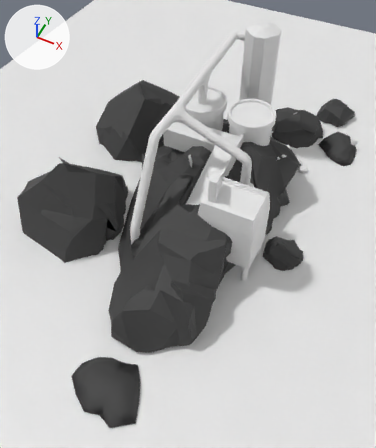
An edit to the FBX model Assets/3D Models/hausWideBase.fbx, drawn before and after from the same camera.
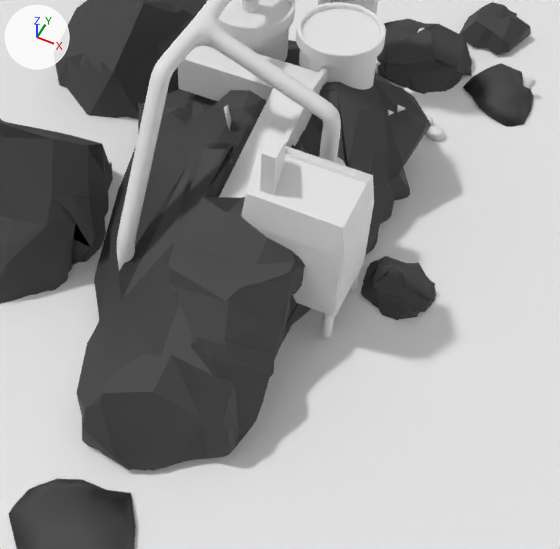
Each version appears first whole from a 50 mm camera at (7.1, -30.8, 28.9) aimed at (-4.3, -8.0, 0.5), and next in a close-up on the part from 18% to 99% of the width and 22% to 88% of the height. The axes (+X, +Y, +Z) are drawn at upper left. The lights are the same throughout. Where no turn or scale is listed for an object, it has been applied to the vertices.

Script lines for the objects in view, before the commit:
```python
me_cube_015 = bpy.data.meshes.new('Cube.015')
me_cube_015.from_pydata(...)  # 28 vertices, 26 faces; spans x -5.23..0.43, y -3.97..2.6, z -3.29..0.57
me_cube_015.materials.append(mat_bridge)  # white #e7e7e7
me_cube_016 = bpy.data.meshes.new('Cube.016')
me_cube_016.from_pydata(...)  # 29 vertices, 20 faces; spans x -0.82..2.34, y -2.2..1.12, z -0.44..0.81
me_cube_016.materials.append(mat_rock)  # black #3b3b3b
me_cube_019 = bpy.data.meshes.new('Cube.019')
me_cube_019.from_pydata(...)  # 56 vertices, 58 faces; spans x -1.86..1.94, y -1.81..1.1, z -1.1..5.29
me_cube_019.materials.append(mat_building)  # white #e7e7e7
me_sphere = bpy.data.meshes.new('Sphere')
me_sphere.from_pydata(...)  # 848 vertices, 601 faces; spans x -10.5..1.6, y -18.0..2.8, z -0.4..5.5
# faces by material slot: [572, 29]
me_sphere.materials.append(mat_rock)  # black #3b3b3b
me_sphere.materials.append(mat_quartz)  # white #e7e7e7
ob_bridge = bpy.data.objects.new('Bridge', me_cube_015)
ob_bridge.location = (-2.8, -5.57, 5.31)
ob_cube = bpy.data.objects.new('Cube', me_cube_019)
ob_cube.location = (-0.5, -8.83, 2.57)
ob_main_rock = bpy.data.objects.new('Main Rock', me_sphere)
ob_main_rock.location = (0.0, -0.5, 0.0)
ob_stone_2_original = bpy.data.objects.new('Stone 2 original', me_cube_016)
ob_stone_2_original.location = (0.88, 10.69, 0.58)
# also in view: 'Silo2' at (-6.3, -1.5, 5.0); 'Stone 2' at (-0.9, 6.4, 0.9); 'Stone 2.005' at (-12.9, -0.2, 0.8); 'Stone 2.003' at (-12.6, -10.8, 0.8); 'Pipes' at (-3.7, -3.8, 4.4)
```
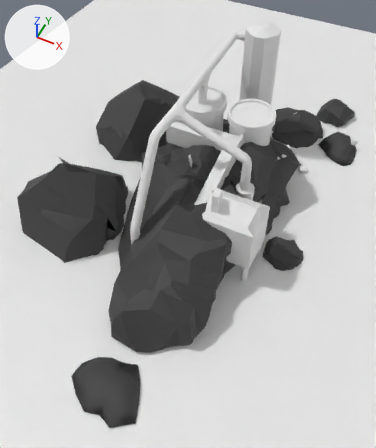
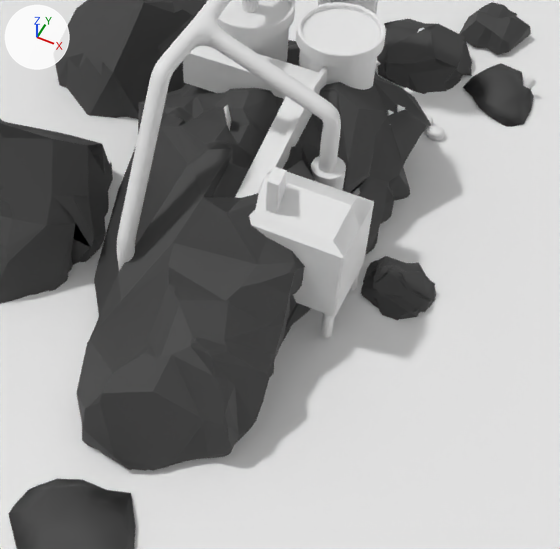
Location of each change, (x1, y1, x2, y2) in pixels of the close-ups (560 x 549 px; the box of a moved part takes in the faces that stretch with it):
'Cube', reshaped (17% shorter)
    before: (241, 135, 374, 317)
    after: (249, 166, 374, 317)
'Bridge', reshaped
    before: (178, 46, 328, 198)
    after: (183, 46, 328, 198)
part 1 of me_sphere, moved or reshaped
    before: (336, 92, 431, 168)
    after: (310, 79, 431, 194)
part 2 of me_sphere, moved or reshaped
    before: (77, 64, 339, 408)
    after: (94, 107, 227, 316)
part 3 of me_cube_015, moved or reshaped
    before: (283, 67, 328, 146)
    after: (257, 67, 328, 193)
part 4 of me_cube_015, moved or reshaped
    before: (287, 74, 327, 148)
    after: (278, 74, 327, 169)
part 5 of me_cube_015, moved or reshaped
    before: (178, 46, 290, 101)
    after: (183, 46, 291, 99)
part 6 of me_cube_015, moved or reshaped
    before: (219, 64, 319, 198)
    after: (235, 64, 319, 198)
part 7 of me_cube_019, cut back
    before: (241, 135, 374, 261)
    after: (249, 166, 374, 261)

What changed in the scene script:
```text
Change me_sphere:
    used by ob_main_rock; location = (0.0, -0.5, 0.0)
    remove me_sphere.from_pydata(...)  # 848 vertices, 601 faces; spans x -10.5..1.6, y -18.0..2.8, z -0.4..5.5
    add me_sphere.from_pydata(...)  # 857 vertices, 941 faces; spans x -10.5..1.6, y -18.0..2.8, z -0.4..5.5
    me_sphere part 1: 9 vertices moved within x -0.2..1.0, y -6.4..0.8, z 0.2..2.3; 1 vertex removed from x -0.2, y -4.9, z 3.7; 10 vertices added at x -3.9..1.5, y -4.9..-1.1, z 1.2..3.9
    me_sphere part 2: 1 vertex moved from x -7.0, y -5.3, z 3.4 to x -7.2, y -5.3, z 3.5; 2 vertices removed from x -7.5..-6.8, y -6.1..-5.9, z 3.4..3.6; 2 vertices added at x -7.8..-7.0, y -6.1..-5.9, z 3.6..3.8
Change me_cube_019:
    used by ob_cube; location = (-0.5, -8.83, 2.57)
    remove me_cube_019.from_pydata(...)  # 56 vertices, 58 faces; spans x -1.86..1.94, y -1.81..1.1, z -1.1..5.29
    add me_cube_019.from_pydata(...)  # 52 vertices, 54 faces; spans x -1.86..1.94, y -1.81..1.1, z -1.1..3.94
    me_cube_019 part 7
    4 vertices are removed from x -1.4..1.47, y -0.13..0.61, z 3.53..4.03
    5 faces are deleted
    4 vertices in x -1.86..1.94, y -0.4..-0.31, z 3.11 move by (0.0, 0.0, -0.92)
    20 vertices move from x -1.86..1.94, y -1.7..0.99, z 3.47..5.29 to x -1.61..1.55, y -1.47..0.76, z 2.43..3.94
    1 new face joins them
Change me_cube_015:
    where me_cube_015.from_pydata(...)  # 28 vertices, 26 faces; spans x -5.23..0.43, y -3.97..2.6, z -3.29..0.57
    used by ob_bridge; location = (-2.8, -5.57, 5.31)
    me_cube_015 part 3: all 4 vertices in x 0.24..0.43, y 0.99, z 0.2..0.57 are moved by (0.0, 0.43, 0.0)
    me_cube_015 part 4: all 2 vertices in x 0.24..0.43, y 0.99, z -1.38 are moved by (0.0, 0.43, 0.0)
    me_cube_015 part 5: the 1 vertex in x -5.23, y 0.99, z 0.2 is moved by (0.0, 0.43, 0.0)
    me_cube_015 part 6: all 2 vertices in x -1.09, y 0.99, z -1.38..0.2 are moved by (0.55, 0.43, 0.0)
```
